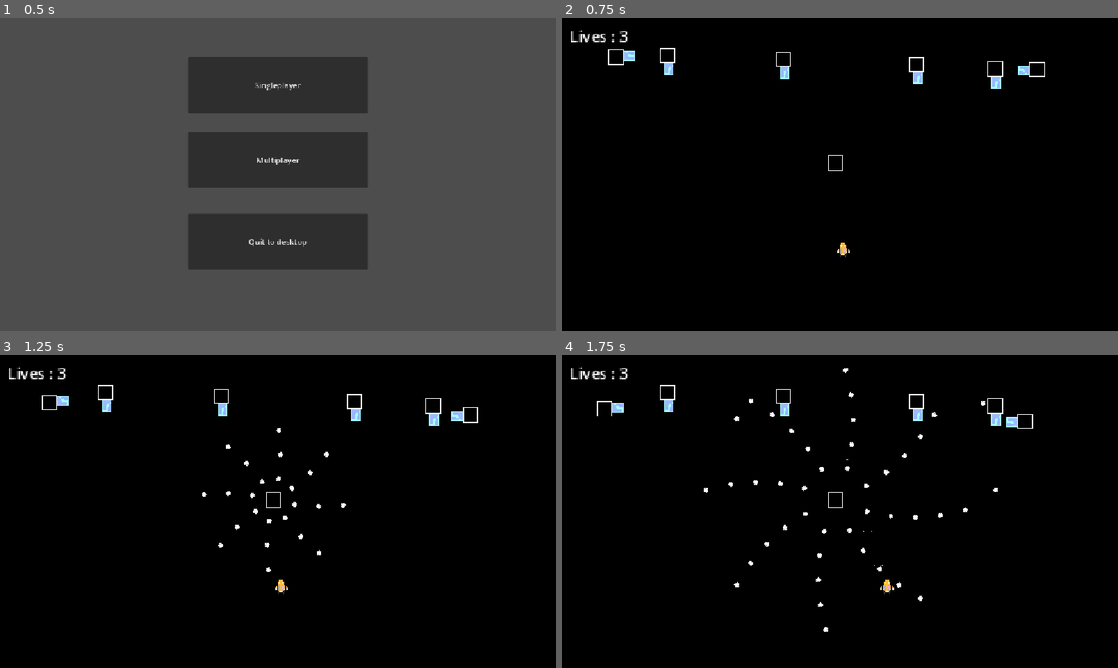
Above: before the commit, frames 1-4 (two rows, left to right).
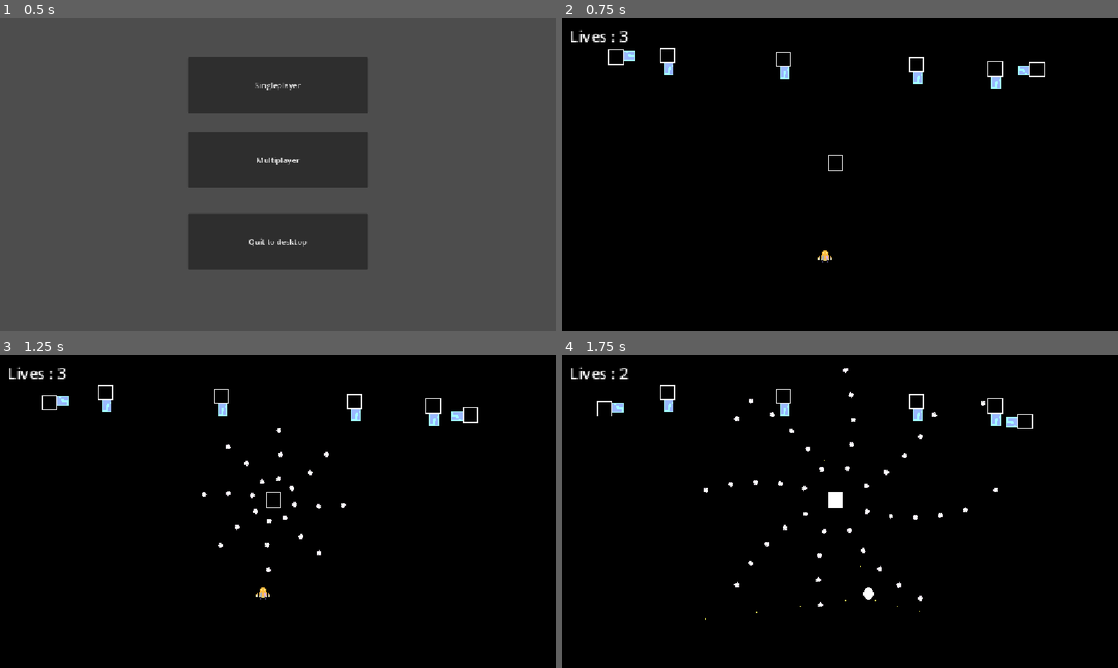
Above: after the commit, the same moments.

Repository: Draftier/Geometric-Invasion-CSS-497
Game: Godot game, scene res://scenes/main_menu.tscn
Two runs of this game, one before a commit and one after it. Both use one fixed random seed, a clock stepped at 60 frames per second and the inputs below.
Inputs:
- Up to frame 1 (0.5 s): no input
- Up to frame 2 (0.75 s): click "Singleplayer" at 0.5 s
- Up to frame 3 (1.25 s): no input
- Up to frame 4 (1.75 s): hold Right (right) from 1.28 s (still down); hold Z (shoot) from 1.28 s (still down)

Frame 1 is identical in both runs. In frame 2, 0.1% of the frame differs, in the area x 46-52%, y 71-79%; in frame 3, 0.1%; in frame 4, 0.3%, in the area x 10-65%, y 4-89%.

Commit message:
Removed tree paused state

Diff:
--- a/geometric-invasion/scenes/game.tscn
+++ b/geometric-invasion/scenes/game.tscn
@@ -1,11 +1,11 @@
 [gd_scene format=4 uid="uid://btytpnf13ov48"]
 
-[ext_resource type="PackedScene" uid="uid://u1mg53l5kgsv" path="res://scenes/player_default_shooting_style.tscn" id="1_iywne"]
 [ext_resource type="PackedScene" uid="uid://d043xpjj4wac0" path="res://scenes/pause_menu.tscn" id="1_u5sy4"]
 [ext_resource type="PackedScene" uid="uid://cjye6s0e01omf" path="res://scenes/level_manager.tscn" id="2_gee14"]
 [ext_resource type="Texture2D" uid="uid://dhr2fi5xwbms0" path="res://assets/sprites/dark_blue.png" id="3_p57ef"]
 [ext_resource type="Texture2D" uid="uid://bvt77d3gapc08" path="res://assets/sprites/background_1.png" id="4_lbhrr"]
 [ext_resource type="PackedScene" uid="uid://bpouseiggfiit" path="res://scenes/fixed_shoot_enemy.tscn" id="6_gee14"]
+[ext_resource type="PackedScene" uid="uid://cystnc86mplqy" path="res://scenes/player_shooting_style_two.tscn" id="7_u5sy4"]
 [ext_resource type="PackedScene" uid="uid://cu4vxxsdf4l7r" path="res://scenes/rotater_shoot_enemy.tscn" id="8_gee14"]
 
 [sub_resource type="TileSetAtlasSource" id="TileSetAtlasSource_iywne"]
@@ -35,7 +35,7 @@
 
 [node name="LevelManager" parent="." unique_id=1305954196 node_paths=PackedStringArray("enemies") instance=ExtResource("2_gee14")]
 level_time = 120.0
-enemies = [NodePath("../Rotater_Shoot_Enemy")]
+enemies = [NodePath("../Rotater_Shoot_Enemy"), NodePath("../Enemy"), NodePath("../Enemy2"), NodePath("../Enemy3"), NodePath("../Enemy4"), NodePath("../Enemy5"), NodePath("../Enemy6")]
 
 [node name="Background" type="TileMapLayer" parent="." unique_id=1758883545]
 tile_map_data = PackedByteArray("AADU//b/AAAAAAAAAADd/+H/AAAAAAAAAADd/+L/AAAAAAAAAADd/+P/AAAAAAAAAADd/+T/AAAAAAAAAADd/+ …(61136 unchanged characters)…
@@ -120,11 +120,10 @@
 direction = "down"
 equation = "sin"
 
-[node name="PlayerDefaultShootingStyle" parent="." unique_id=1651887187 instance=ExtResource("1_iywne")]
-position = Vector2(2, 78)
+[node name="PlayerShootingStyleTwo" parent="." unique_id=1651887187 instance=ExtResource("7_u5sy4")]
+position = Vector2(-17, 85)
 
 [connection signal="victory" from="LevelManager" to="PauseMenu" method="_on_level_manager_victory"]
 [connection signal="death" from="Rotater_Shoot_Enemy" to="LevelManager" method="_on_rotater_shoot_enemy_death"]
-[connection signal="death" from="PlayerDefaultShootingStyle" to="PauseMenu" method="_on_player_default_shooting_style_death"]
 
 [editable path="LevelManager"]
--- a/geometric-invasion/scripts/level_manager/level_manager.gd
+++ b/geometric-invasion/scripts/level_manager/level_manager.gd
@@ -78,8 +78,6 @@
 			pool_node.add_child(player_bullet)
 
 func _ready() -> void:
-
-	print(get_tree().paused)
 	# Call to initialize pool
 	call_deferred("initialize_pool")
 
